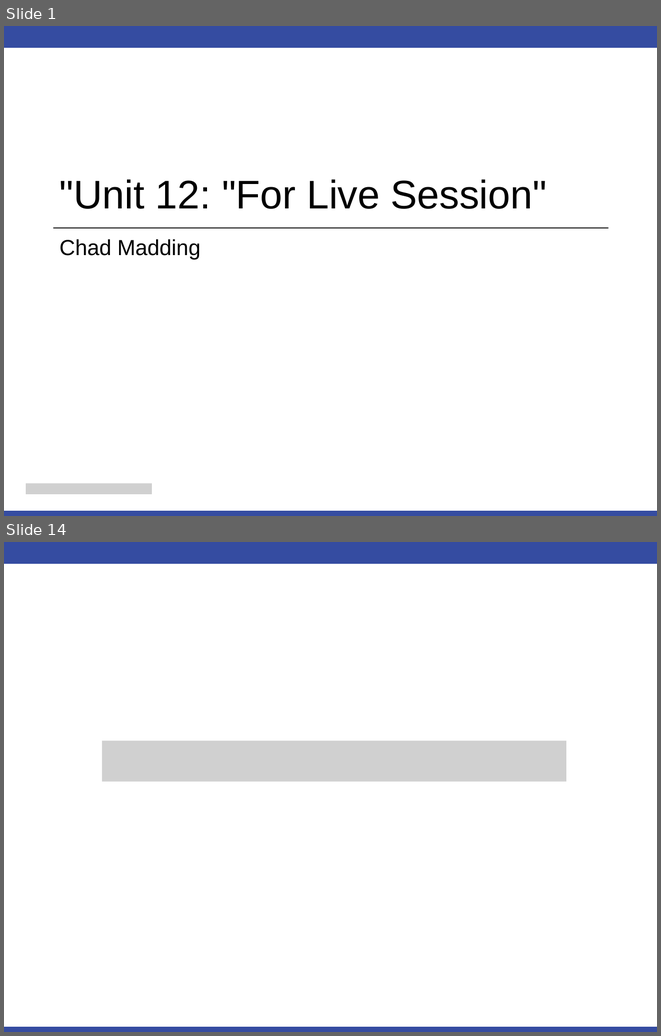
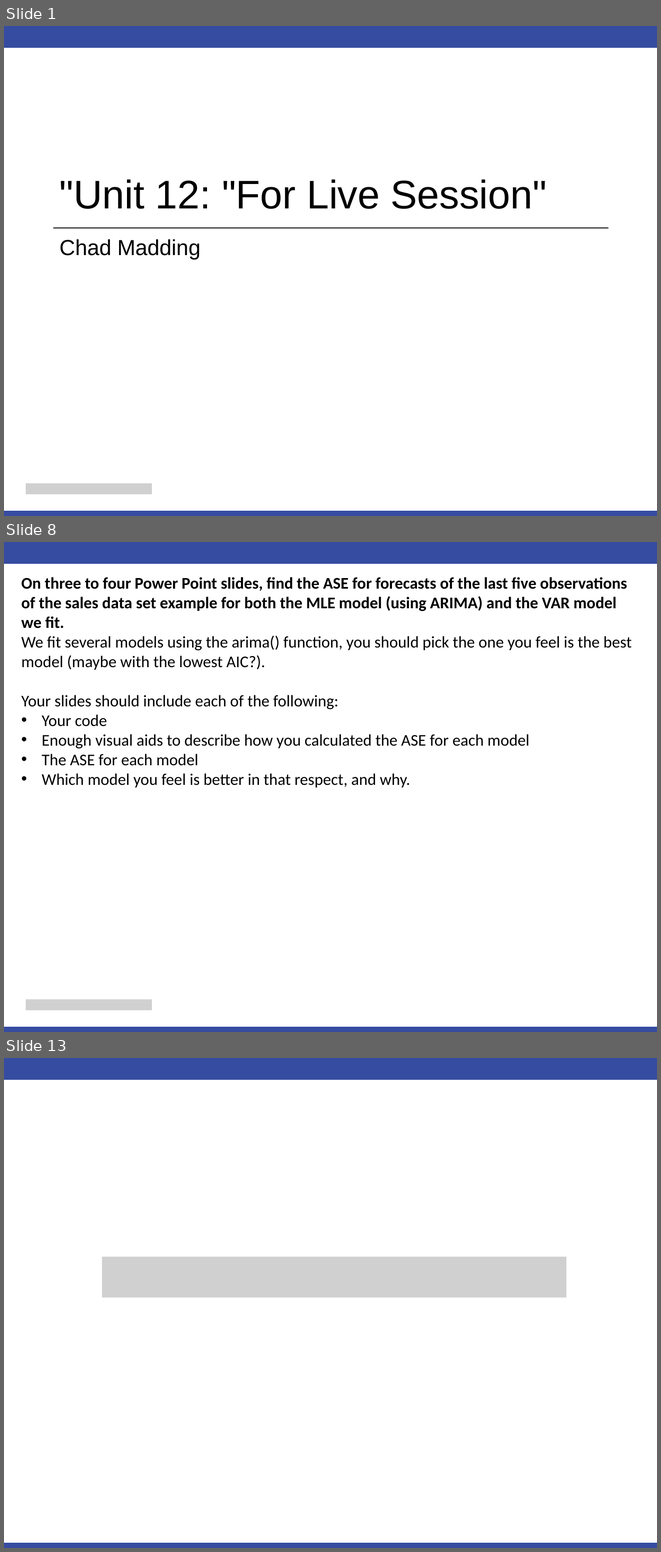
Before and after one commit to cmadding/MSDS6373, a slide deck: Unit12/Chad_Madding_Unit 12 For Live Session.pptx. Shown one above the other, each under a label of ours: slides 1 and 14 before the commit, slides 1, 8 and 13 after it; the slides between them are not shown. The pictures are 661x1036 and 661x1552 pixels, drawn with LibreOffice and Linux fonts; fonts in the diff are those of the drawing; grey boxes stand for pictures. Boxes give left, top, right and bottom in pixels: in the first picture for what was removed or moved away, otherwise in the second. Text is boxed around its words. In the diff, an @@ line names an element or a change of style, - is before the commit and + after.

Commit message:
Updated Unit 12 informmation and added weather data to the final project.

```diff
--- a/Unit12/Chad_Madding_Unit 12 For Live Session.pptx
+++ b/Unit12/Chad_Madding_Unit 12 For Live Session.pptx
@@ slide 8 added at [4,542,657,1032], background #FFFFFF; not listed: 2 template elements that a slide beside it also shows @@
@@ text added at [21,577,632,787], 18 pt, text #000000 @@
+On three to four Power Point slides, find the ASE for forecasts of the last five observations of the sales data set example for both the MLE model (using ARIMA) and the VAR model we fit.
+We fit several models using the arima() function, you should pick the one you feel is the best model (maybe with the lowest AIC?).
+Your slides should include each of the following:
+• Your code
+• Enough visual aids to describe how you calculated the ASE for each model
+• The ASE for each model
+• Which model you feel is better in that respect, and why.
@@ picture added at [26,999,151,1010] @@
@@ what was slide 14 is now slide 13 @@
```
Also in this commit, not shown: 1 slide changed, 9 other slides added, 11 slides removed, 17 other files.
